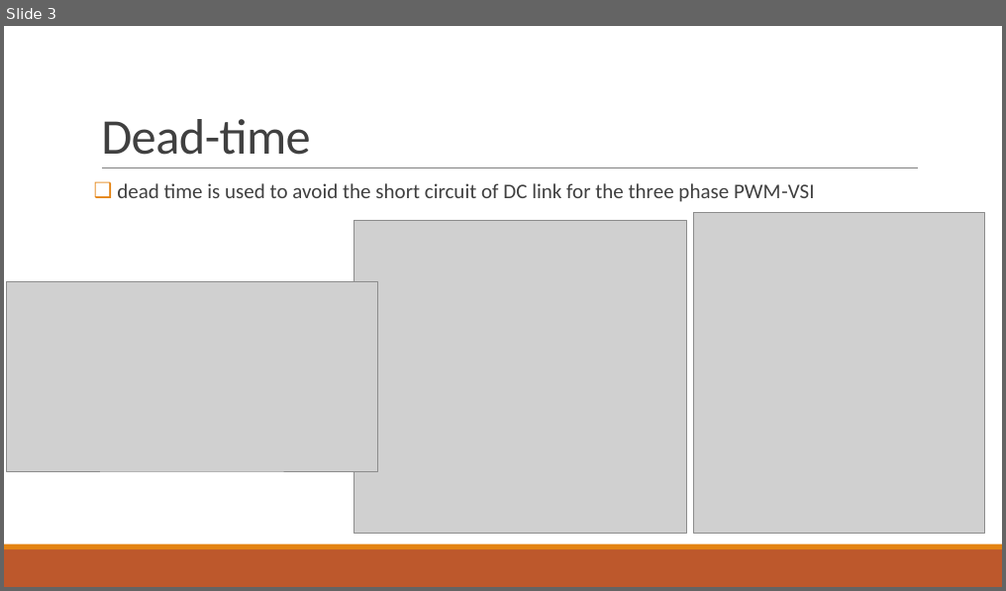
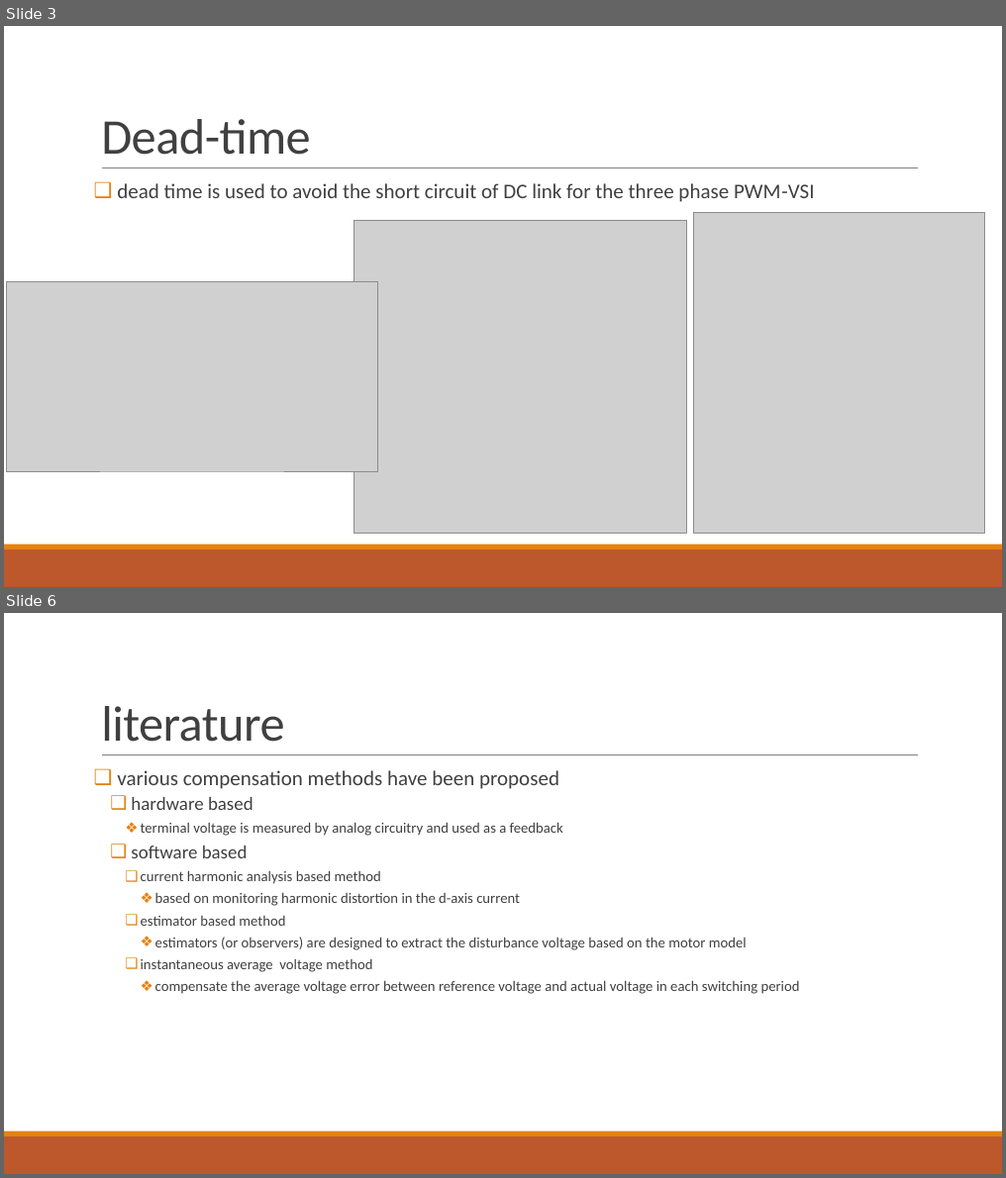
Before and after one commit to hyuruk/doktora, a slide deck: tik/tikMay2018.pptx. Shown one above the other, each under a label of ours: slide 3 before the commit, slides 3 and 6 after it; the slides between them are not shown. The pictures are 1006x591 and 1006x1178 pixels, drawn with LibreOffice and Linux fonts; fonts in the diff are those of the drawing; grey boxes stand for pictures. Boxes give left, top, right and bottom in pixels: in the first picture for what was removed or moved away, otherwise in the second. Text is boxed around its words. In the diff, an @@ line names an element or a change of style, - is before the commit and + after.

```diff
--- a/tik/tikMay2018.pptx
+++ b/tik/tikMay2018.pptx
@@ slide 6 added at [4,613,1002,1174], background #FFFFFF; not listed: 3 template elements that a slide beside it also shows @@
@@ title added at [101,706,284,742], 48 pt, text #404040 @@
+literature
@@ text added at [117,770,800,994], 14 pt, text #404040 @@
+❑ various compensation methods have been proposed
+  ❑ hardware based
+    ❖ terminal voltage is measured by analog circuitry and used as a feedback
+  ❑ software based
+    ❑ current harmonic analysis based method
+      ❖ based on monitoring harmonic distortion in the d-axis current
+    ❑ estimator based method
+      ❖ estimators (or observers) are designed to extract the disturbance voltage based on the motor model
+    ❑ instantaneous average voltage method
+      ❖ compensate the average voltage error between reference voltage and actual voltage in each switching period
```
Also in this commit, not shown: 2 slides changed, 4 other slides added.
